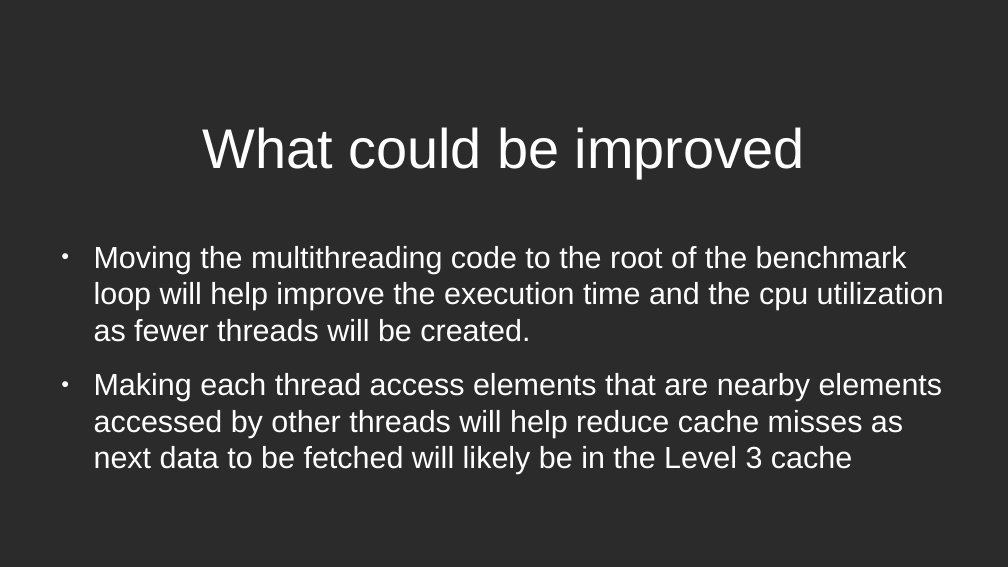
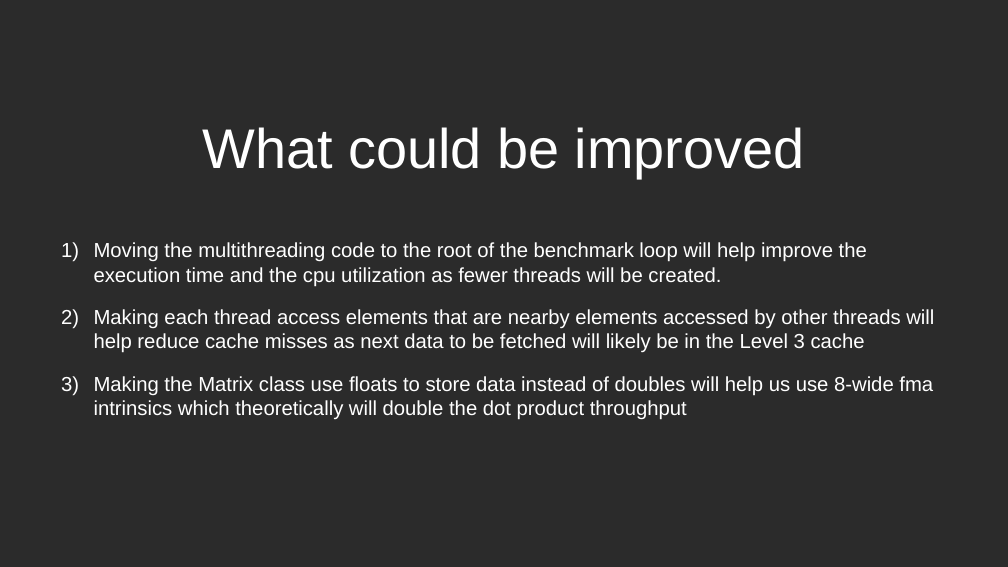
Before and after one commit to MajidAbdelilah/um6p_project_showcase, a slide deck: slide 9 of um6p_showcase.odp. Drawn at 1008x567 pixels with LibreOffice and Linux fonts; fonts in the diff are those of the drawing; background and template pictures are left out; a plain dark background stands for a picture behind light text. Boxes give left, top, right and bottom in pixels: in the first picture for what was removed or moved away, otherwise in the second. Text is boxed around its words. In the diff, an @@ line names an element or a change of style, - is before the commit and + after.

Commit message:
making changes

```diff
--- a/um6p_showcase.odp
+++ b/um6p_showcase.odp
@@ text at (94, 242, 934, 353): size 24 to 16 pt in "Moving the multithreading code to the root ...", "Making each thread access elements that are ..."; bullet ● to 1) @@
@@ text at (94, 376, 933, 420): paragraph added @@
+3) Making the Matrix class use floats to store data instead of doubles will help us use 8-wide fma intrinsics which theoretically will double the dot product throughput
```
Also in this commit, not shown: 1 other slide changed.
